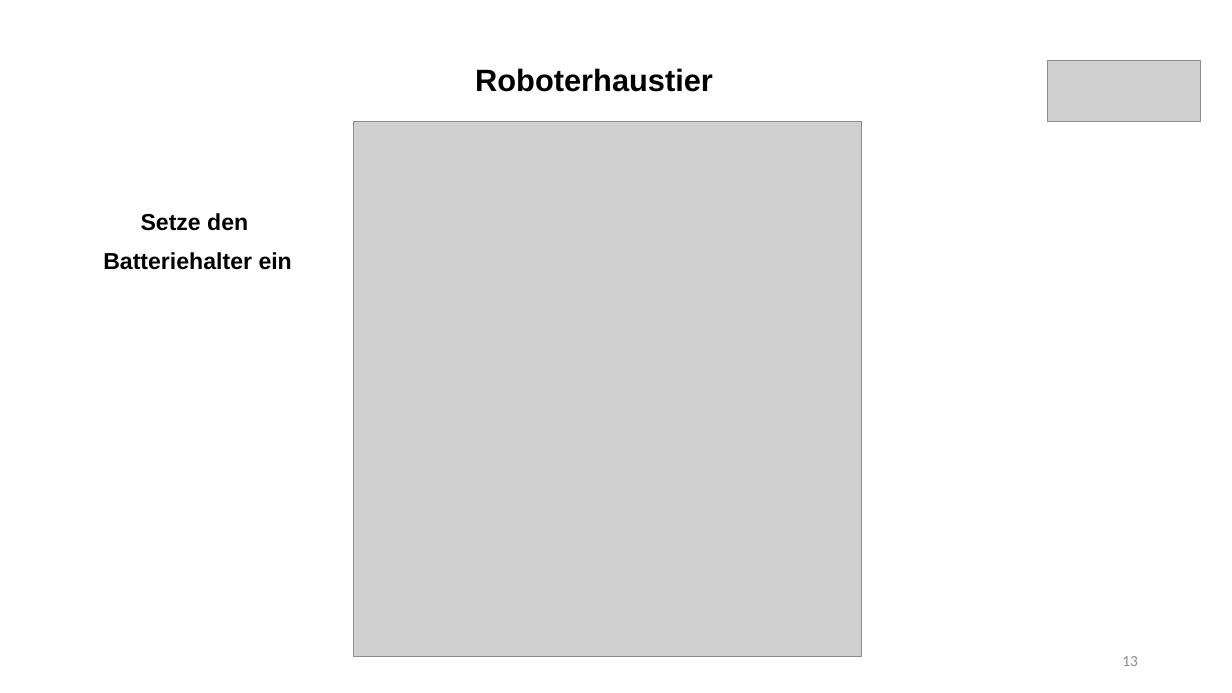
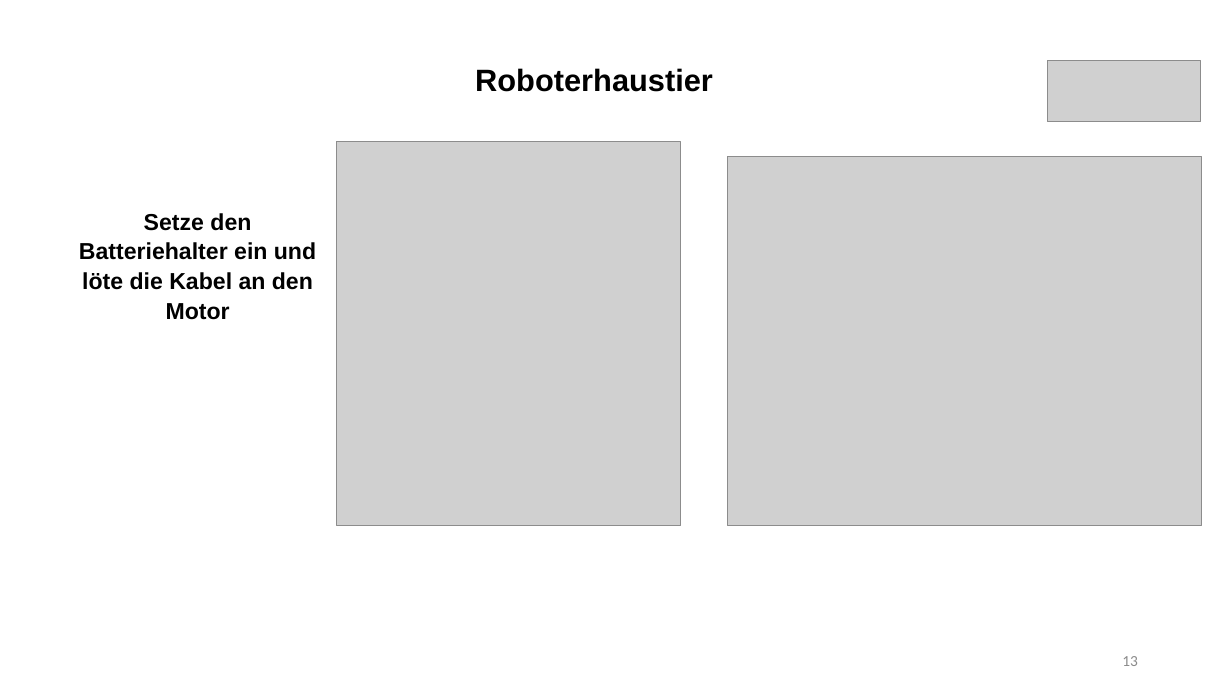
Before and after one commit to frankyhub/Egone, a slide deck: slide 13 of pdf/Roboterhaustier.pptx. Drawn at 1232x693 pixels with LibreOffice and Linux fonts; fonts in the diff are those of the drawing; grey boxes stand for pictures. Boxes give left, top, right and bottom in pixels: in the first picture for what was removed or moved away, otherwise in the second. Text is boxed around its words. In the diff, an @@ line names an element or a change of style, - is before the commit and + after.

```diff
--- a/pdf/Roboterhaustier.pptx
+++ b/pdf/Roboterhaustier.pptx
@@ picture resized from (x1=353, y1=122, x2=861, y2=657) to (x1=337, y1=142, x2=681, y2=526) @@
@@ picture added at (x1=727, y1=156, x2=1202, y2=526) @@
@@ text at (x1=79, y1=213, x2=316, y2=320): text changed @@
-Setze den
-Batteriehalter ein
+Setze den Batteriehalter ein und löte die Kabel an den Motor
```
Also in this commit, not shown: 9 other slides changed, 1 other file.
